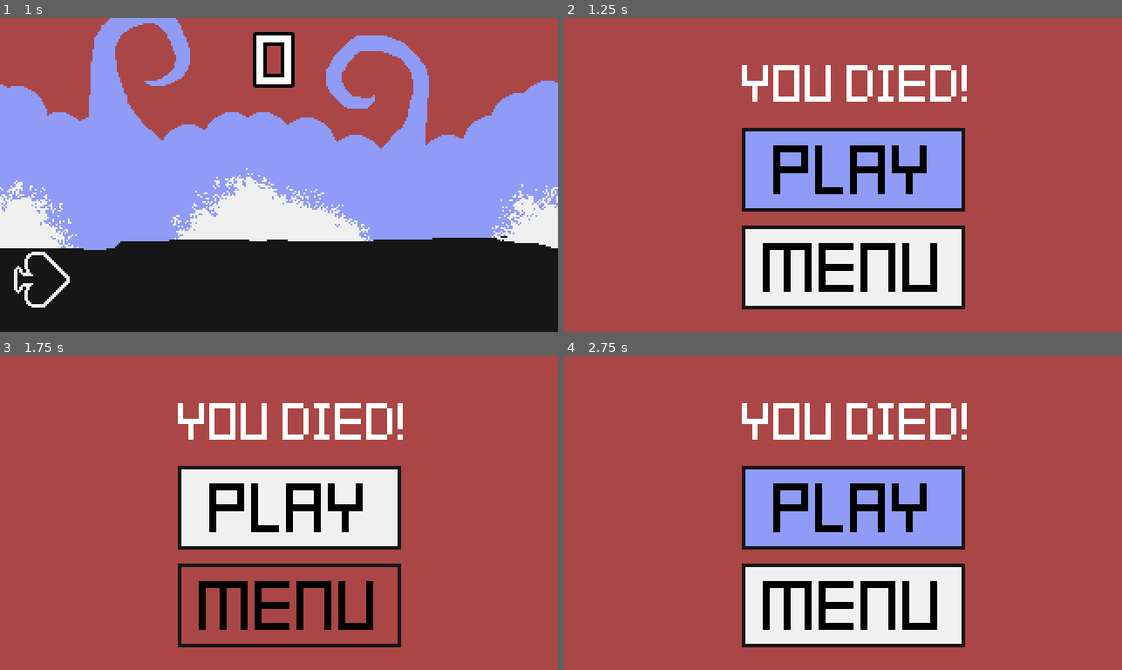
Above: before the commit, frames 1-4 (two rows, left to right).
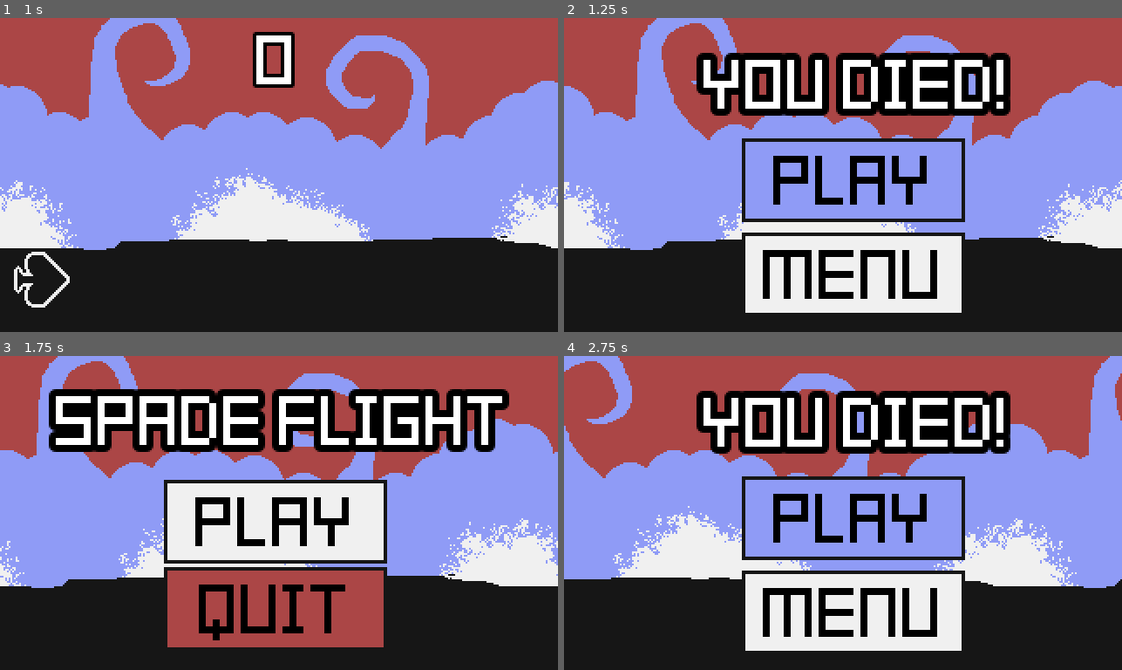
Above: after the commit, the same moments.

Repository: jadicodes/spade-flight
Game: Godot game, scene res://ui_screens/main_menu/main_menu.tscn
The game is run twice, just before and just after one commit, with the same random seed, the same clock (stepped at 60 frames per second) and the same inputs.
Inputs:
- Up to frame 1 (1 s): click "Play" at 0.5 s
- Up to frame 2 (1.25 s): no input
- Up to frame 3 (1.75 s): click "Menu" at 1.25 s
- Up to frame 4 (2.75 s): click "Play" at 2 s

Frame 1 is identical in both runs. In frame 2, 66% of the frame differs, in the area x 0-100%, y 0-100%; in frame 3, 73%; in frame 4, 66%.

Commit message:
Add click sound when buttons are pressed

Diff:
--- a/project/common/jukebox/jukebox.gd
+++ b/project/common/jukebox/jukebox.gd
@@ -3,3 +3,7 @@
 
 func play_music():
 	$MainMusic.play()
+
+
+func _play_click():
+	$ClickSound.play()
--- a/project/common/jukebox/jukebox.tscn
+++ b/project/common/jukebox/jukebox.tscn
@@ -1,7 +1,8 @@
-[gd_scene load_steps=3 format=3 uid="uid://by12ljsribed8"]
+[gd_scene load_steps=4 format=3 uid="uid://by12ljsribed8"]
 
 [ext_resource type="Script" path="res://common/jukebox/jukebox.gd" id="1_ccn71"]
 [ext_resource type="AudioStream" uid="uid://cwdnrn4kdgwpd" path="res://common/jukebox/background_music_loop.ogg" id="1_tlyvs"]
+[ext_resource type="AudioStream" uid="uid://bnv8yn7p0nr02" path="res://common/jukebox/click.wav" id="3_67a17"]
 
 [node name="Jukebox" type="Control"]
 layout_mode = 3
@@ -15,3 +16,6 @@
 [node name="MainMusic" type="AudioStreamPlayer" parent="."]
 stream = ExtResource("1_tlyvs")
 volume_db = -10.0
+
+[node name="ClickSound" type="AudioStreamPlayer" parent="."]
+stream = ExtResource("3_67a17")
--- a/project/ui_screens/end_screen/end_screen.gd
+++ b/project/ui_screens/end_screen/end_screen.gd
@@ -6,4 +6,10 @@
 
 
 func _on_play_again_button_pressed():
+	Jukebox._play_click()
 	get_tree().change_scene_to_file("res://world/world.tscn")
+
+
+func _on_menu_button_pressed():
+	Jukebox._play_click()
+	get_tree().change_scene_to_file("res://ui_screens/main_menu/main_menu.tscn")
--- a/project/ui_screens/end_screen/end_screen.tscn
+++ b/project/ui_screens/end_screen/end_screen.tscn
@@ -1,6 +1,8 @@
-[gd_scene load_steps=8 format=3 uid="uid://dkno0wo1tgqhg"]
+[gd_scene load_steps=11 format=3 uid="uid://dkno0wo1tgqhg"]
 
 [ext_resource type="Script" path="res://ui_screens/end_screen/end_screen.gd" id="1_yqjgq"]
+[ext_resource type="Texture2D" uid="uid://bxpypjd2gcop7" path="res://common/background.png" id="2_erc3i"]
+[ext_resource type="Shader" path="res://common/repeat.gdshader" id="2_uak64"]
 [ext_resource type="Theme" uid="uid://c2c6ex86ggxtl" path="res://common/font.tres" id="2_y3bxl"]
 [ext_resource type="Texture2D" uid="uid://ce3qfvh5kuupm" path="res://common/buttons/button_white.png" id="3_abmm5"]
 [ext_resource type="AudioStream" uid="uid://hmf7repb2upp" path="res://ui_screens/end_screen/explosion.wav" id="3_vgoiv"]
@@ -8,13 +10,16 @@
 [ext_resource type="Texture2D" uid="uid://buh1c0fab7jm1" path="res://common/buttons/button_blue.png" id="5_i2kt6"]
 [ext_resource type="Texture2D" uid="uid://dty7l8h42wysp" path="res://common/buttons/button_red.png" id="7_xc712"]
 
+[sub_resource type="ShaderMaterial" id="ShaderMaterial_xtpn5"]
+shader = ExtResource("2_uak64")
+
 [node name="EndScreen" type="Node2D"]
 script = ExtResource("1_yqjgq")
 
-[node name="ColorRect" type="ColorRect" parent="."]
-offset_right = 336.0
-offset_bottom = 192.0
-color = Color(0.670588, 0.27451, 0.27451, 1)
+[node name="Background" type="Sprite2D" parent="."]
+material = SubResource("ShaderMaterial_xtpn5")
+position = Vector2(160, 90)
+texture = ExtResource("2_erc3i")
 
 [node name="DiedLabel" type="Label" parent="."]
 anchors_preset = 9
@@ -26,7 +31,8 @@
 grow_vertical = 2
 size_flags_horizontal = 4
 theme = ExtResource("2_y3bxl")
-theme_override_font_sizes/font_size = 24
+theme_override_colors/font_outline_color = Color(0, 0, 0, 1)
+theme_override_constants/outline_size = 16
 text = "You died!"
 horizontal_alignment = 1
 vertical_alignment = 1
@@ -36,9 +42,9 @@
 anchor_left = 0.5
 anchor_right = 0.5
 offset_left = 102.0
-offset_top = 63.0
+offset_top = 69.0
 offset_right = 230.0
-offset_bottom = 111.0
+offset_bottom = 117.0
 grow_horizontal = 2
 theme = ExtResource("2_y3bxl")
 texture_normal = ExtResource("3_abmm5")
@@ -66,9 +72,9 @@
 
 [node name="MenuButton" type="TextureButton" parent="."]
 offset_left = 102.0
-offset_top = 119.0
+offset_top = 123.0
 offset_right = 230.0
-offset_bottom = 167.0
+offset_bottom = 171.0
 texture_normal = ExtResource("3_abmm5")
 texture_pressed = ExtResource("4_3nydm")
 texture_hover = ExtResource("7_xc712")
@@ -91,3 +97,4 @@
 text = "Menu"
 
 [connection signal="pressed" from="PlayAgainButton" to="." method="_on_play_again_button_pressed"]
+[connection signal="pressed" from="MenuButton" to="." method="_on_menu_button_pressed"]
--- a/project/ui_screens/main_menu/main_menu.gd
+++ b/project/ui_screens/main_menu/main_menu.gd
@@ -5,8 +5,10 @@
 
 
 func _on_play_button_pressed():
+	Jukebox._play_click()
 	get_tree().change_scene_to_file("res://world/world.tscn")
 
 
 func _on_quit_button_pressed():
+	Jukebox._play_click()
 	get_tree().quit()
Not shown, added: project/common/jukebox/click.wav.import
Not shown, added: assets/click.wav
Not shown, added: project/common/jukebox/click.wav
